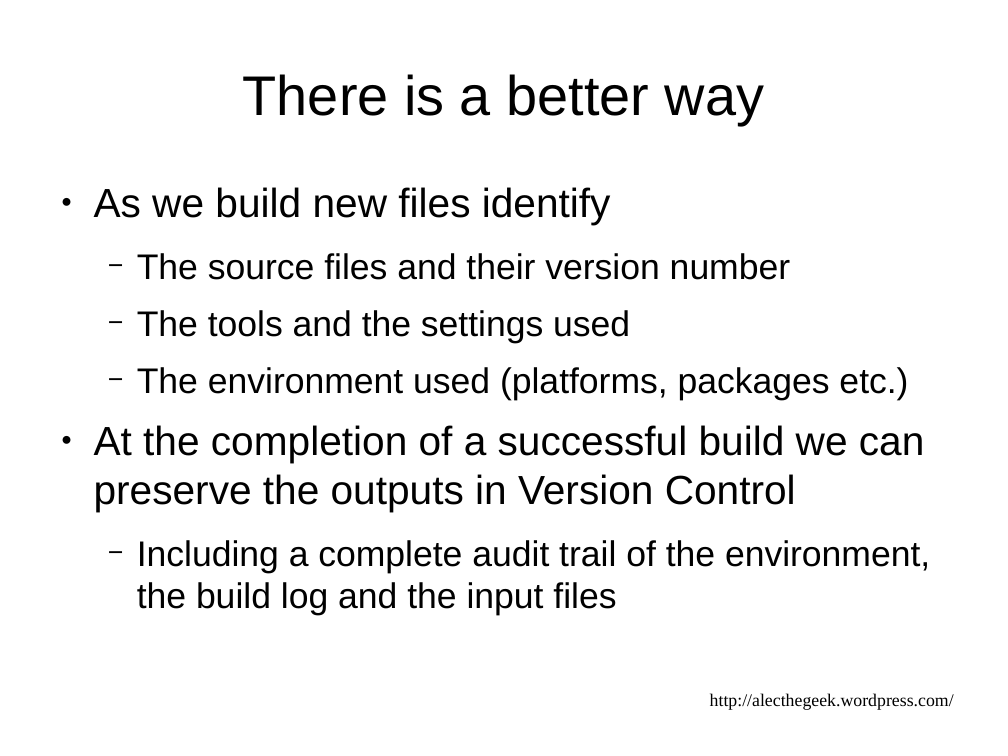
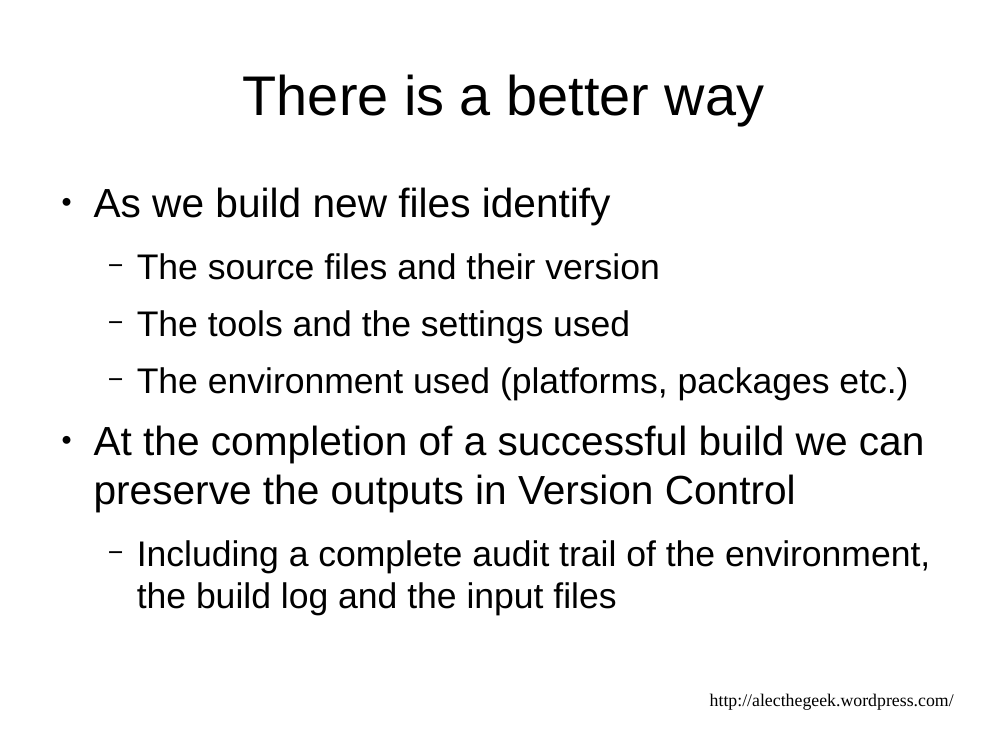
Before and after one commit to alecthegeek/gitbuilding, a slide deck: slide 15 of DevOpsDownUnderPresentation.odp (slide 12 before the commit). Drawn at 1008x756 pixels with LibreOffice and Linux fonts; fonts in the diff are those of the drawing. Boxes give left, top, right and bottom in pixels: in the first picture for what was removed or moved away, otherwise in the second. Text is boxed around its words. In the diff, an @@ line names an element or a change of style, - is before the commit and + after.

```diff
--- a/DevOpsDownUnderPresentation.odp
+++ b/DevOpsDownUnderPresentation.odp
@@ text at [137, 253, 660, 280]: text changed @@
-  − The source files and their version number
+  − The source files and their version
```
Also in this commit, not shown: 16 other slides changed, 4 slides added.
